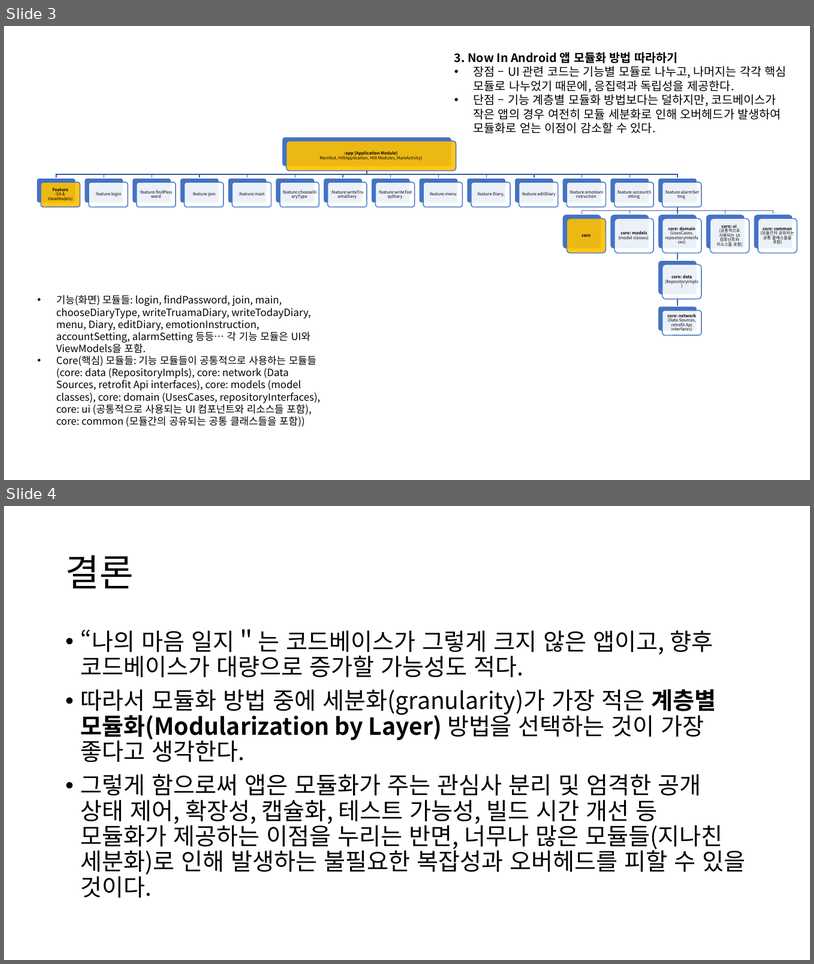
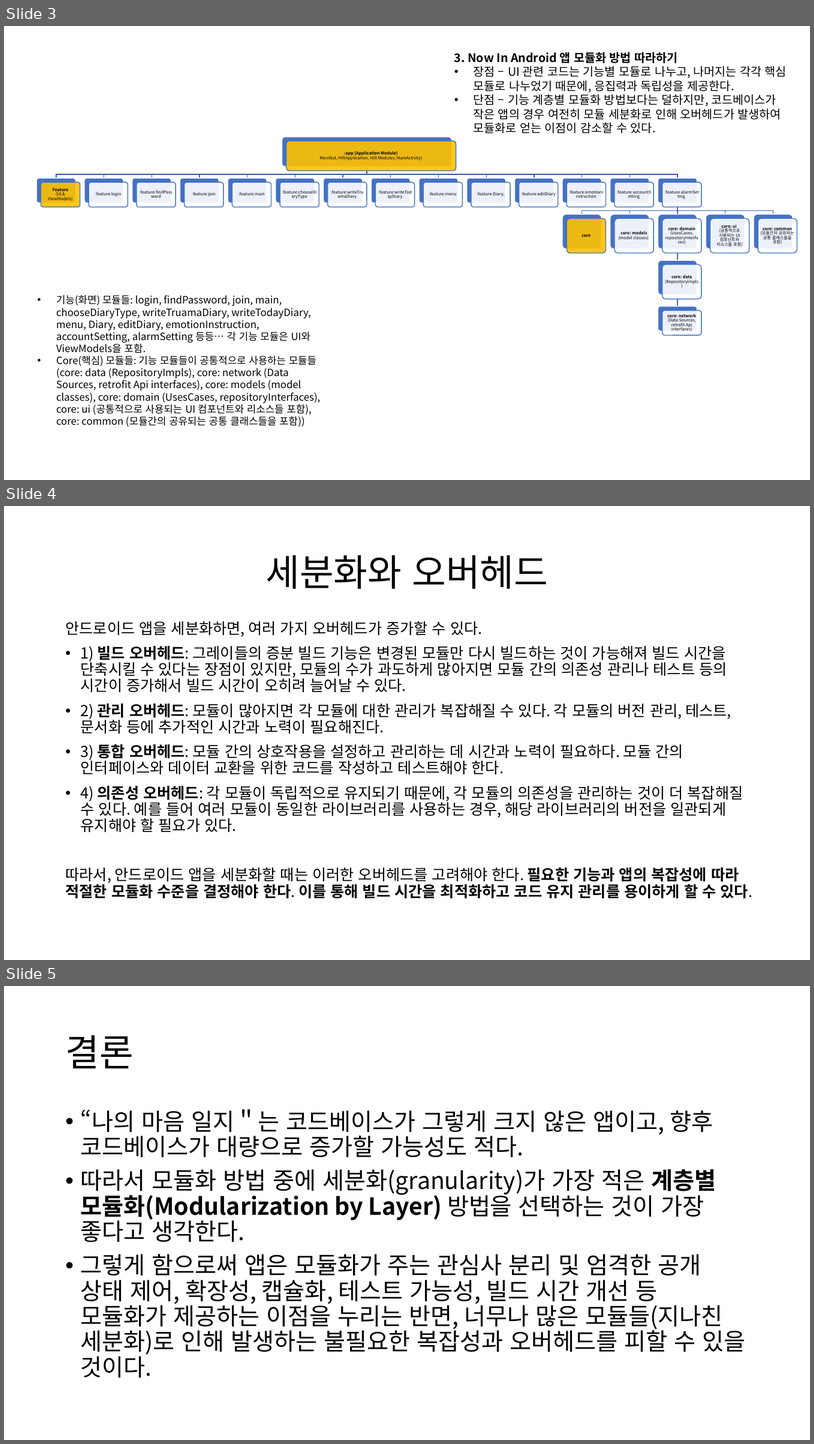
Before and after one commit to jyslois/Projects, a slide deck: MyMindNotes 기획/나의 마음 일지 모듈화 방법 선택.pptx. Shown one above the other, each under a label of ours: slides 3 and 4 before the commit, slides 3, 4 and 5 after it. The pictures are 814x964 and 814x1444 pixels, drawn with LibreOffice and Linux fonts; fonts in the diff are those of the drawing. Boxes give left, top, right and bottom in pixels: in the first picture for what was removed or moved away, otherwise in the second. Text is boxed around its words. In the diff, an @@ line names an element or a change of style, - is before the commit and + after.

```diff
--- a/MyMindNotes 기획/나의 마음 일지 모듈화 방법 선택.pptx
+++ b/MyMindNotes 기획/나의 마음 일지 모듈화 방법 선택.pptx
@@ slide 4 added at [4, 506, 810, 960], background #FFFFFF @@
@@ title added at [266, 555, 548, 589], 44 pt, text #000000 @@
+세분화와 오버헤드
@@ text added at [65, 621, 753, 898], 18 pt, text #000000 @@
+안드로이드 앱을 세분화하면, 여러 가지 오버헤드가 증가할 수 있다.
+• 1) 빌드 오버헤드: 그레이들의 증분 빌드 기능은 변경된 모듈만 다시 빌드하는 것이 가능해져 빌드 시간을 단축시킬 수 있다는 장점이 있지만, 모듈의 수가 과도하게 많아지면 모듈 간의 의존성 관리나 테스트 등의 시간이 증가해서 빌드 시간이 오히려 늘어날 수 있다.
+• 2) 관리 오버헤드: 모듈이 많아지면 각 모듈에 대한 관리가 복잡해질 수 있다. 각 모듈의 버전 관리, 테스트, 문서화 등에 추가적인 시간과 노력이 필요해진다.
+• 3) 통합 오버헤드: 모듈 간의 상호작용을 설정하고 관리하는 데 시간과 노력이 필요하다. 모듈 간의 인터페이스와 데이터 교환을 위한 코드를 작성하고 테스트해야 한다.
+• 4) 의존성 오버헤드: 각 모듈이 독립적으로 유지되기 때문에, 각 모듈의 의존성을 관리하는 것이 더 복잡해질 수 있다. 예를 들어 여러 모듈이 동일한 라이브러리를 사용하는 경우, 해당 라이브러리의 버전을 일관되게 유지해야 할 필요가 있다.
+따라서, 안드로이드 앱을 세분화할 때는 이러한 오버헤드를 고려해야 한다. 필요한 기능과 앱의 복잡성에 따라 적절한 모듈화 수준을 결정해야 한다. 이를 통해 빌드 시간을 최적화하고 코드 유지 관리를 용이하게 할 수 있다.
@@ what was slide 4 is now slide 5 @@
```
